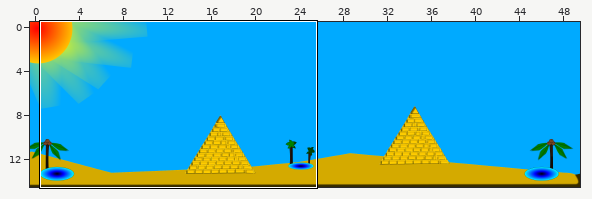
Tiled map -- data/map/Map.tmx. Above: a wide view before the commit, with the close-up outlined.
Close-up. Earlier state:
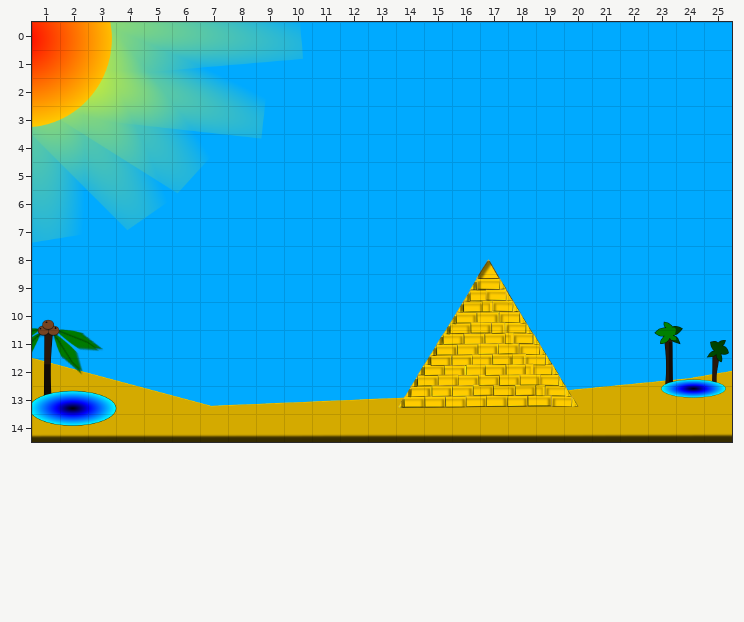
Cells are 70x70 px. Shown: x 1..25, y 0..14. The commit also changed other parts of the map, which this record leaves out.
The result:
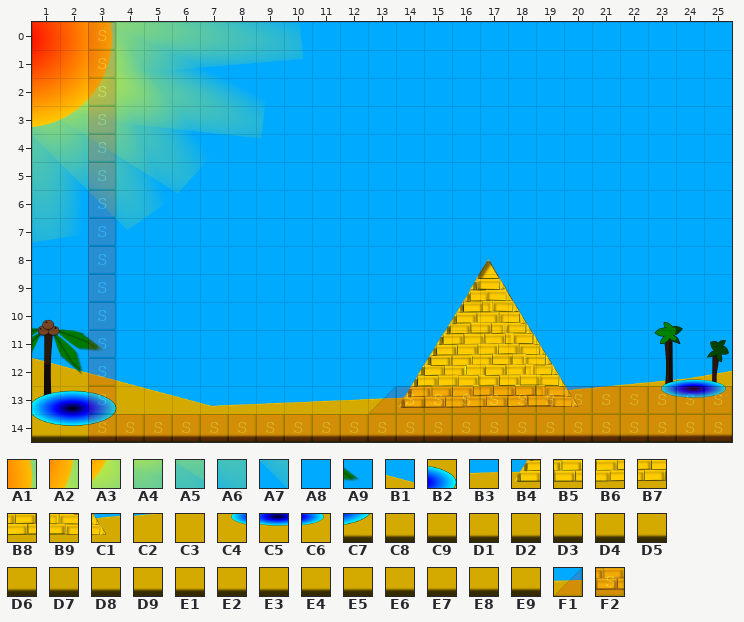
Key: from "Map": A1 3, A2 53, A3 103, A4 153, A5 203, A6 253, A7 303, A8 353, A9 553, B1 603, B2 653, B3 663, B4 664, B5 665, B6 666, B7 667, B8 668, B9 669, C1 670, C2 671, C3 672, C4 673, C5 674, C6 675, C7 703, C8 704, C9 706, D1 707, D2 708, D3 709, D4 710, D5 711, D6 712, D7 713, D8 714, D9 715, E1 716, E2 718, E3 719, E4 720, E5 721, E6 722, E7 723, E8 724, E9 725; from "meta-tiles": F1 1 "lslope", F2 4 "solid".
__ is an empty cell, .. an unchanged one.
Tiles of an added or newly shown layer are drawn over the layers below it.
See-through tiles are keyed as they look on the map.
Change:
--- layer "Tile Layer 1" (removed)
@@ x 3..3 @@
- 0 A1
- 1 A2
- 2 A3
- 3 A4
- 4 A5
- 5 A6
- 6 A7
- 7 A8
+ 0 __
+ 1 __
+ 2 __
+ 3 __
+ 4 __
+ 5 __
+ 6 __
+ 7 __
@@ x 3..25 @@
-11 A9 .. .. .. .. .. .. .. .. .. .. .. .. .. .. .. .. .. .. .. .. .. ..
-12 B1 .. .. .. .. .. .. .. .. .. .. .. .. .. .. .. .. .. .. .. .. .. ..
-13 B2 .. .. .. .. .. .. .. .. .. B3 B4 B5 B6 B7 B8 B9 C1 C2 C3 C4 C5 C6
-14 C7 C8 C8 C9 D1 D2 D3 D4 D5 D6 D7 D8 D9 E1 E1 E2 E3 E4 E5 E6 E7 E8 E9
+11 __ .. .. .. .. .. .. .. .. .. .. .. .. .. .. .. .. .. .. .. .. .. ..
+12 __ .. .. .. .. .. .. .. .. .. .. .. .. .. .. .. .. .. .. .. .. .. ..
+13 __ .. .. .. .. .. .. .. .. .. __ __ __ __ __ __ __ __ __ __ __ __ __
+14 __ __ __ __ __ __ __ __ __ __ __ __ __ __ __ __ __ __ __ __ __ __ __
--- layer "Background 1" (added)
@@ x 3..3 @@
- 0 __
- 1 __
- 2 __
- 3 __
- 4 __
- 5 __
- 6 __
- 7 __
+ 0 A1
+ 1 A2
+ 2 A3
+ 3 A4
+ 4 A5
+ 5 A6
+ 6 A7
+ 7 A8
@@ x 3..25 @@
-11 __ .. .. .. .. .. .. .. .. .. .. .. .. .. .. .. .. .. .. .. .. .. ..
-12 __ .. .. .. .. .. .. .. .. .. .. .. .. .. .. .. .. .. .. .. .. .. ..
-13 __ .. .. .. .. .. .. .. .. .. __ __ __ __ __ __ __ __ __ __ __ __ __
-14 __ __ __ __ __ __ __ __ __ __ __ __ __ __ __ __ __ __ __ __ __ __ __
+11 A9 .. .. .. .. .. .. .. .. .. .. .. .. .. .. .. .. .. .. .. .. .. ..
+12 B1 .. .. .. .. .. .. .. .. .. .. .. .. .. .. .. .. .. .. .. .. .. ..
+13 B2 .. .. .. .. .. .. .. .. .. B3 B4 B5 B6 B7 B8 B9 C1 C2 C3 C4 C5 C6
+14 C7 C8 C8 C9 D1 D2 D3 D4 D5 D6 D7 D8 D9 E1 E1 E2 E3 E4 E5 E6 E7 E8 E9
--- layer "Collision" (added)
@@ x 3..25 @@
- 0 __ .. .. .. .. .. .. .. .. .. .. .. .. .. .. .. .. .. .. .. .. .. ..
- 1 __ .. .. .. .. .. .. .. .. .. .. .. .. .. .. .. .. .. .. .. .. .. ..
- 2 __ .. .. .. .. .. .. .. .. .. .. .. .. .. .. .. .. .. .. .. .. .. ..
- 3 __ .. .. .. .. .. .. .. .. .. .. .. .. .. .. .. .. .. .. .. .. .. ..
- 4 __ .. .. .. .. .. .. .. .. .. .. .. .. .. .. .. .. .. .. .. .. .. ..
- 5 __ .. .. .. .. .. .. .. .. .. .. .. .. .. .. .. .. .. .. .. .. .. ..
- 6 __ .. .. .. .. .. .. .. .. .. .. .. .. .. .. .. .. .. .. .. .. .. ..
- 7 __ .. .. .. .. .. .. .. .. .. .. .. .. .. .. .. .. .. .. .. .. .. ..
- 8 __ .. .. .. .. .. .. .. .. .. .. .. .. .. .. .. .. .. .. .. .. .. ..
- 9 __ .. .. .. .. .. .. .. .. .. .. .. .. .. .. .. .. .. .. .. .. .. ..
-10 __ .. .. .. .. .. .. .. .. .. .. .. .. .. .. .. .. .. .. .. .. .. ..
-11 __ .. .. .. .. .. .. .. .. .. .. .. .. .. .. .. .. .. .. .. .. .. ..
-12 __ .. .. .. .. .. .. .. .. .. .. .. .. .. .. .. .. .. .. .. .. .. ..
-13 __ .. .. .. .. .. .. .. .. .. __ __ __ __ __ __ __ __ __ __ __ __ __
-14 __ __ __ __ __ __ __ __ __ __ __ __ __ __ __ __ __ __ __ __ __ __ __
+ 0 F2 .. .. .. .. .. .. .. .. .. .. .. .. .. .. .. .. .. .. .. .. .. ..
+ 1 F2 .. .. .. .. .. .. .. .. .. .. .. .. .. .. .. .. .. .. .. .. .. ..
+ 2 F2 .. .. .. .. .. .. .. .. .. .. .. .. .. .. .. .. .. .. .. .. .. ..
+ 3 F2 .. .. .. .. .. .. .. .. .. .. .. .. .. .. .. .. .. .. .. .. .. ..
+ 4 F2 .. .. .. .. .. .. .. .. .. .. .. .. .. .. .. .. .. .. .. .. .. ..
+ 5 F2 .. .. .. .. .. .. .. .. .. .. .. .. .. .. .. .. .. .. .. .. .. ..
+ 6 F2 .. .. .. .. .. .. .. .. .. .. .. .. .. .. .. .. .. .. .. .. .. ..
+ 7 F2 .. .. .. .. .. .. .. .. .. .. .. .. .. .. .. .. .. .. .. .. .. ..
+ 8 F2 .. .. .. .. .. .. .. .. .. .. .. .. .. .. .. .. .. .. .. .. .. ..
+ 9 F2 .. .. .. .. .. .. .. .. .. .. .. .. .. .. .. .. .. .. .. .. .. ..
+10 F2 .. .. .. .. .. .. .. .. .. .. .. .. .. .. .. .. .. .. .. .. .. ..
+11 F2 .. .. .. .. .. .. .. .. .. .. .. .. .. .. .. .. .. .. .. .. .. ..
+12 F2 .. .. .. .. .. .. .. .. .. .. .. .. .. .. .. .. .. .. .. .. .. ..
+13 F2 .. .. .. .. .. .. .. .. .. F1 F2 F2 F2 F2 F2 F2 F2 F2 F2 F2 F2 F2
+14 F2 F2 F2 F2 F2 F2 F2 F2 F2 F2 F2 F2 F2 F2 F2 F2 F2 F2 F2 F2 F2 F2 F2
Pixel boxes of the changes (left, top, right, bottom) in both close-ups:
changed: (88, 22, 732, 442)
